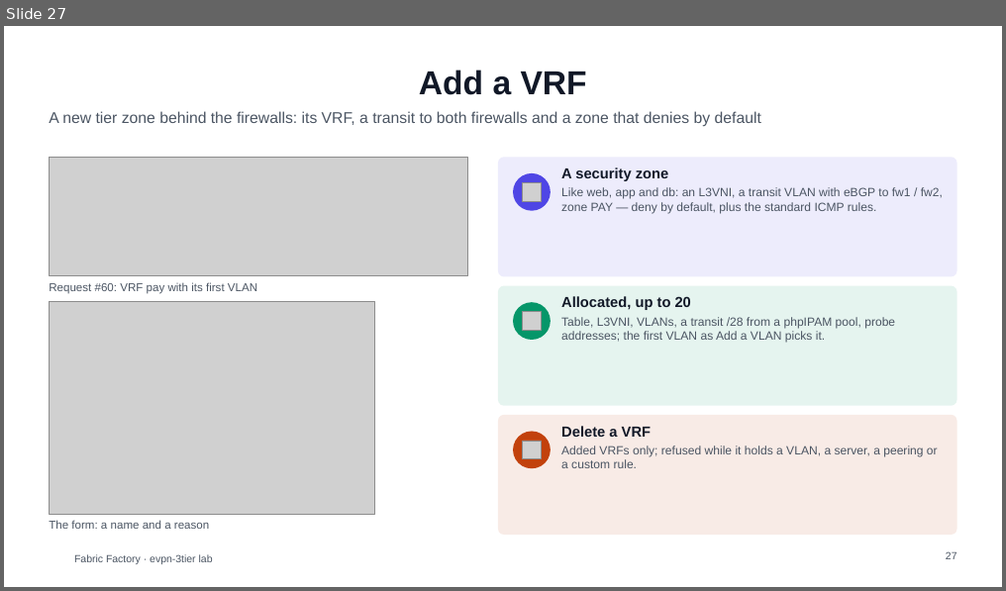
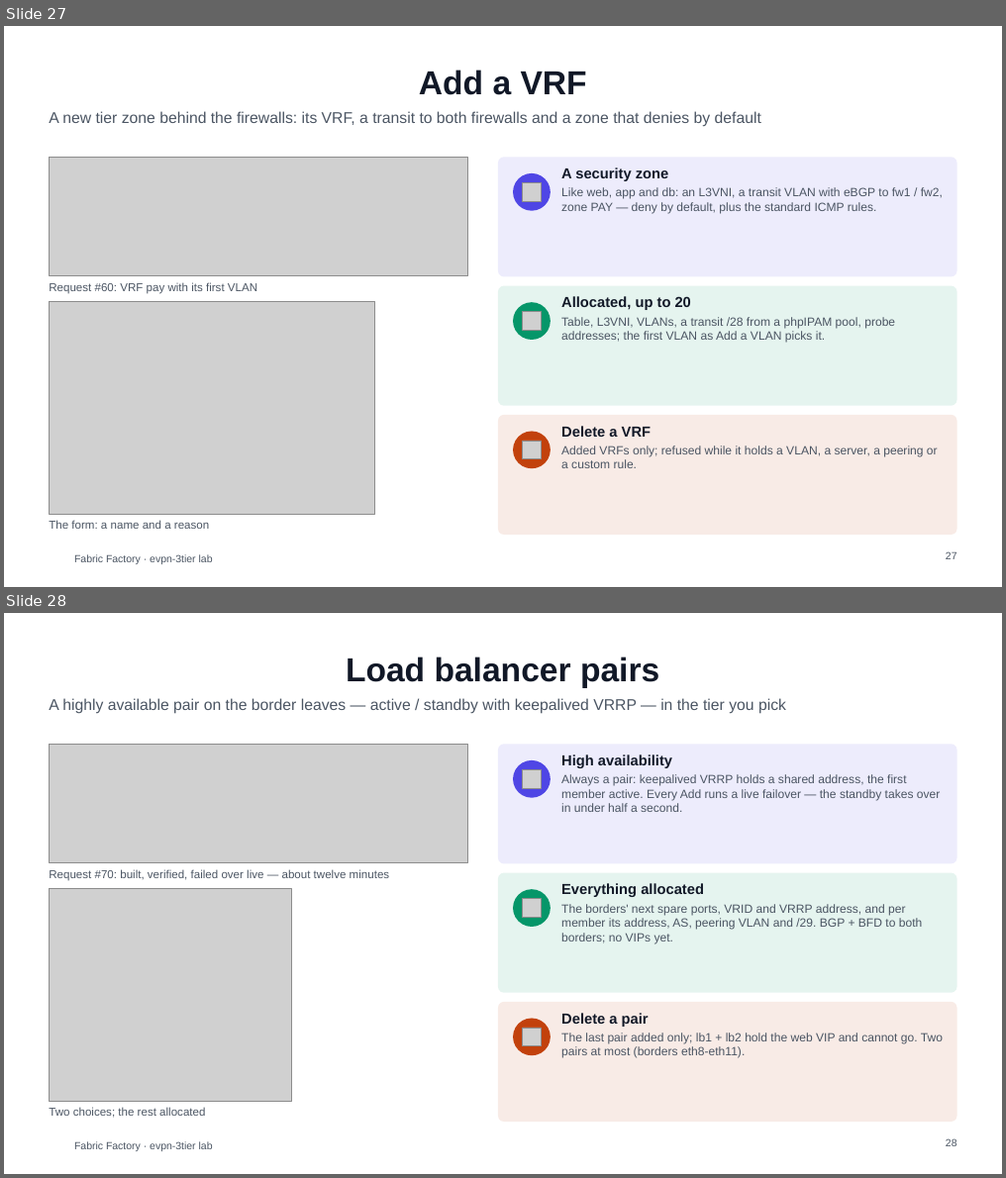
Before and after one commit to dcantor/evpn-3tier, a slide deck: docs/whitepaper/fabric-factory-overview.pptx. Shown one above the other, each under a label of ours: slide 27 before the commit, slides 27 and 28 after it. The pictures are 1006x591 and 1006x1178 pixels, drawn with LibreOffice and Linux fonts; fonts in the diff are those of the drawing; grey boxes stand for pictures; background and template pictures are left out. Boxes give left, top, right and bottom in pixels: in the first picture for what was removed or moved away, otherwise in the second. Text is boxed around its words. In the diff, an @@ line names an element or a change of style, - is before the commit and + after.

```diff
--- a/docs/whitepaper/fabric-factory-overview.pptx
+++ b/docs/whitepaper/fabric-factory-overview.pptx
@@ slide 28 added at (4, 613, 1002, 1174), background #FFFFFF; not listed: 1 template element that a slide beside it also shows @@
@@ title added at (346, 657, 659, 688), 32 pt, text #111827, bold @@
+Load balancer pairs
@@ text added at (49, 698, 786, 714), 15 pt, text #4B5563 @@
+A highly available pair on the border leaves — active / standby with keepalived VRRP — in the tier you pick
@@ picture added at (49, 744, 468, 863) @@
@@ rounded rectangle added at (498, 744, 957, 863), fill #4F46E5 at 10% opacity @@
@@ ellipse added at (513, 761, 550, 798), fill #4F46E5 @@
@@ text added at (561, 755, 941, 812), 11.5 pt, text #4B5563 @@
+High availability
+Always a pair: keepalived VRRP holds a shared address, the first member active. Every Add runs a live failover — the standby takes over in under half a second.
@@ picture added at (522, 770, 541, 789) @@
@@ text added at (49, 869, 389, 881), 11 pt, text #4B5563 @@
+Request #70: built, verified, failed over live — about twelve minutes
@@ rounded rectangle added at (498, 872, 957, 992), fill #059669 at 10% opacity @@
@@ picture added at (49, 889, 291, 1101) @@
@@ ellipse added at (513, 889, 550, 927), fill #059669 @@
@@ picture added at (522, 899, 541, 918) @@
@@ text added at (561, 883, 923, 944), 11.5 pt, text #4B5563 @@
+Everything allocated
+The borders' next spare ports, VRID and VRRP address, and per member its address, AS, peering VLAN and /29. BGP + BFD to both borders; no VIPs yet.
@@ rounded rectangle added at (498, 1002, 957, 1122), fill #C2410C at 10% opacity @@
@@ ellipse added at (513, 1019, 550, 1057), fill #C2410C @@
@@ picture added at (522, 1028, 541, 1047) @@
@@ text added at (561, 1013, 943, 1059), 11.5 pt, text #4B5563 @@
+Delete a pair
+The last pair added only; lb1 + lb2 hold the web VIP and cannot go. Two pairs at most (borders eth8-eth11).
@@ text added at (49, 1107, 205, 1118), 11 pt, text #4B5563 @@
+Two choices; the rest allocated
@@ page number added at (945, 1139, 957, 1147), 10 pt, text #4B5563 @@
+28
```
Also in this commit, not shown: 1 slide changed, 7 other files.
